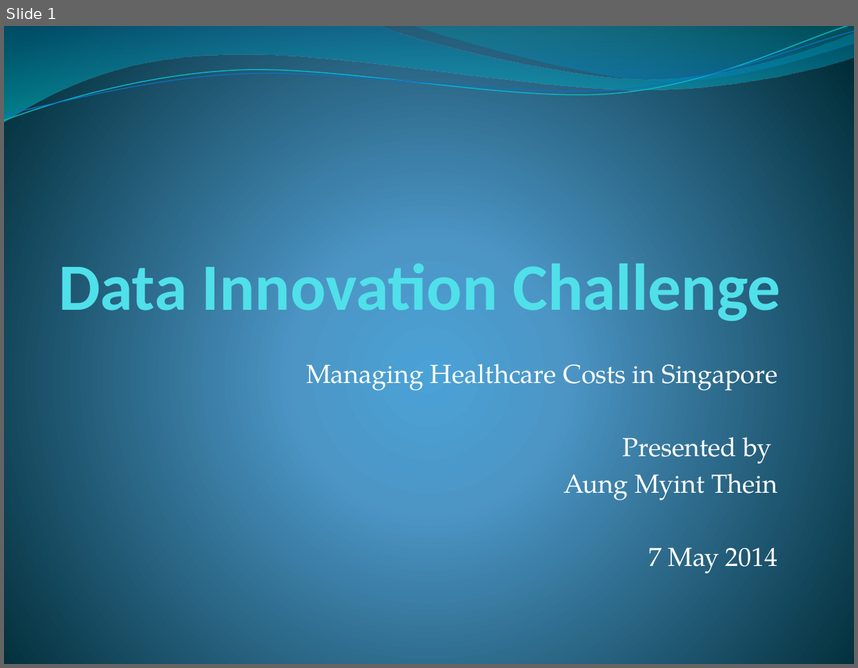
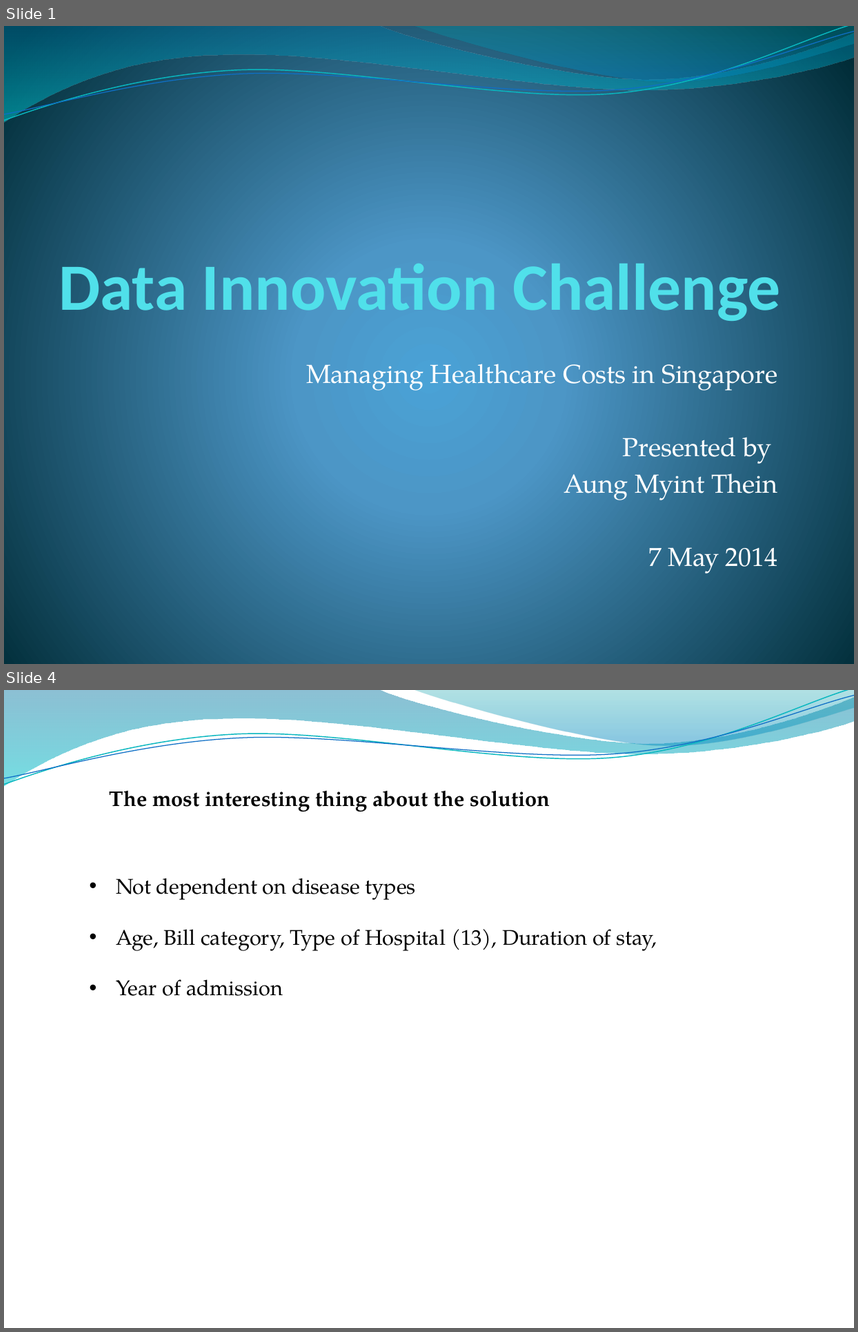
Before and after one commit to Aung-Myint-Thein/test-medical-data, a slide deck: Slides/Data Innovation Challenge.pptx. Shown one above the other, each under a label of ours: slide 1 before the commit, slides 1 and 4 after it; the slides between them are not shown. The pictures are 858x668 and 858x1332 pixels, drawn with LibreOffice and Linux fonts; fonts in the diff are those of the drawing; background and template pictures are left out. Boxes give left, top, right and bottom in pixels: in the first picture for what was removed or moved away, otherwise in the second. Text is boxed around its words. In the diff, an @@ line names an element or a change of style, - is before the commit and + after.

```diff
--- a/Slides/Data Innovation Challenge.pptx
+++ b/Slides/Data Innovation Challenge.pptx
@@ slide 4 added at (4,690,854,1328), background picture (left out); not listed: 4 template elements that a slide beside it also shows @@
@@ text added at (110,791,550,812), 18 pt, text #000000, bold @@
+The most interesting thing about the solution
@@ text added at (116,878,657,996), 18 pt, text #000000 @@
+• Not dependent on disease types
+• Age, Bill category, Type of Hospital (13), Duration of stay,
+• Year of admission
```
Also in this commit, not shown: 10 other slides added, 3 other files.
